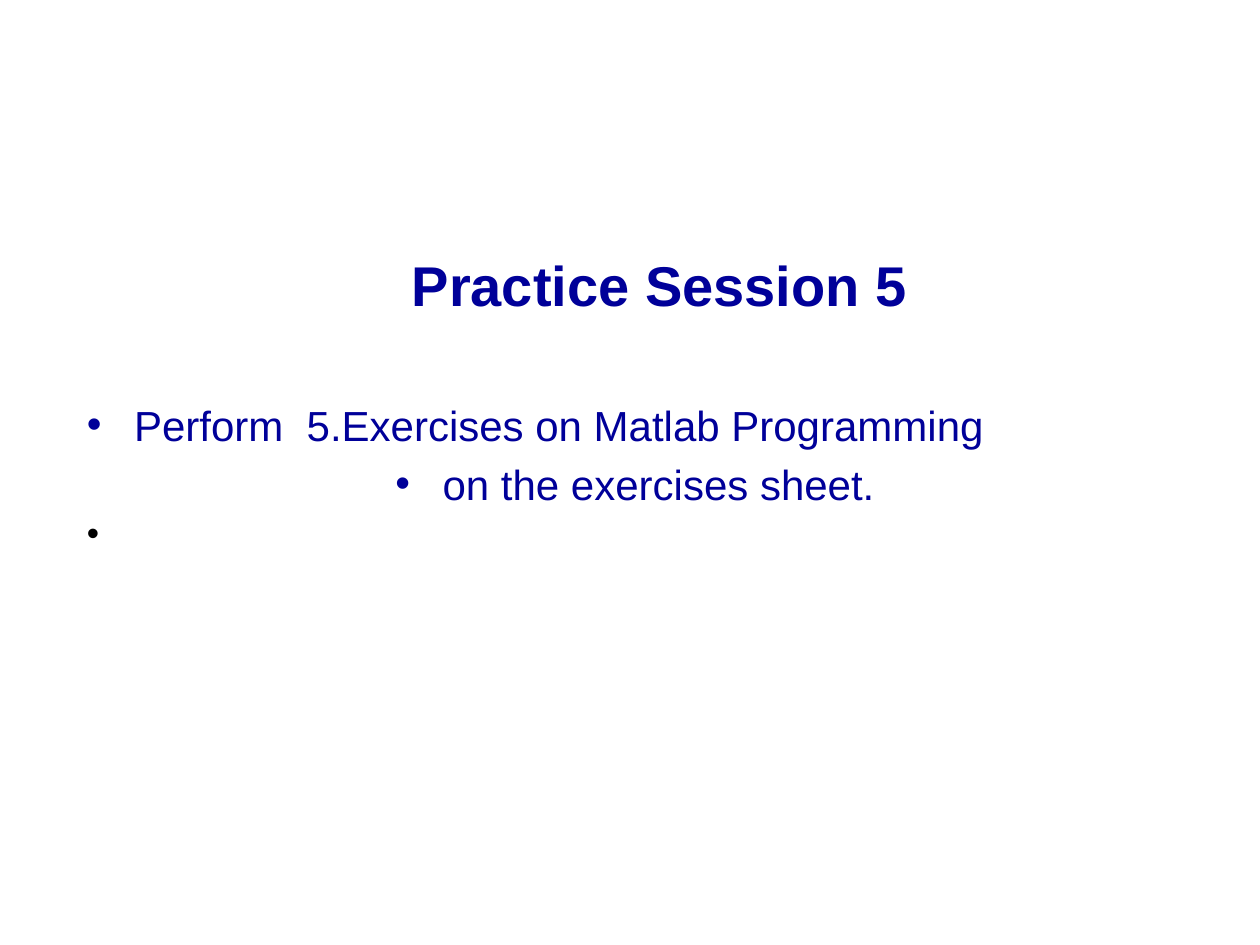
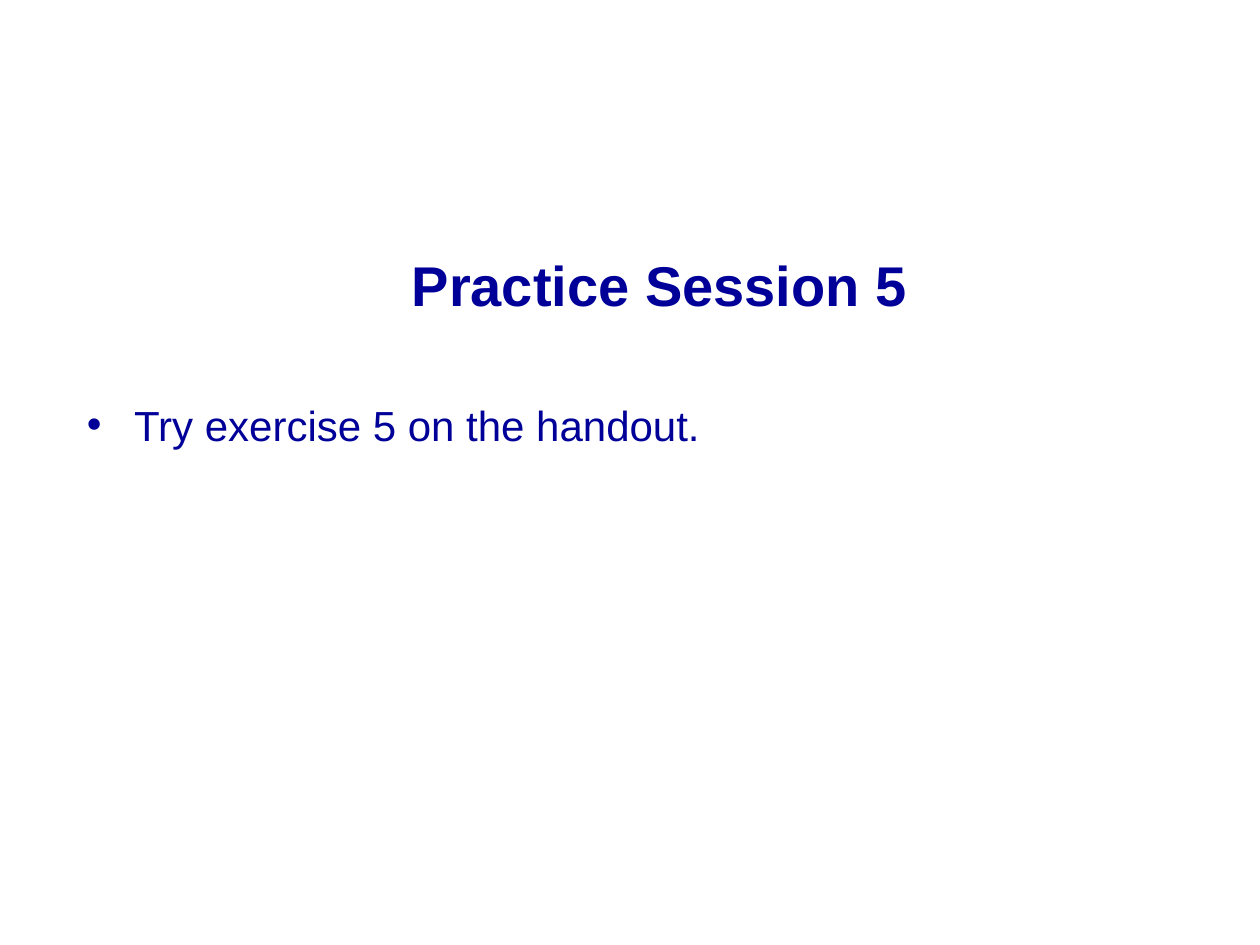
Before and after one commit to mikeg64/iome, a slide deck: slide 58 of src/examples/course/matlab/presentations_and_docs/matlab1.ppt (slide 59 before the commit). Drawn at 1260x945 pixels with LibreOffice and Linux fonts; fonts in the diff are those of the drawing; background and template pictures are left out. Boxes give left, top, right and bottom in pixels: in the first picture for what was removed or moved away, otherwise in the second. Text is boxed around its words. In the diff, an @@ line names an element or a change of style, - is before the commit and + after.

```diff
--- a/src/examples/course/matlab/presentations_and_docs/matlab1.ppt
+++ b/src/examples/course/matlab/presentations_and_docs/matlab1.ppt
@@ text at (134, 410, 699, 449): text changed @@
-• Perform 5.Exercises on Matlab Programming
-• on the exercises sheet.
+• Try exercise 5 on the handout.
```
Also in this commit, not shown: 2 other slides changed, 4 slides removed, 4 other files.
